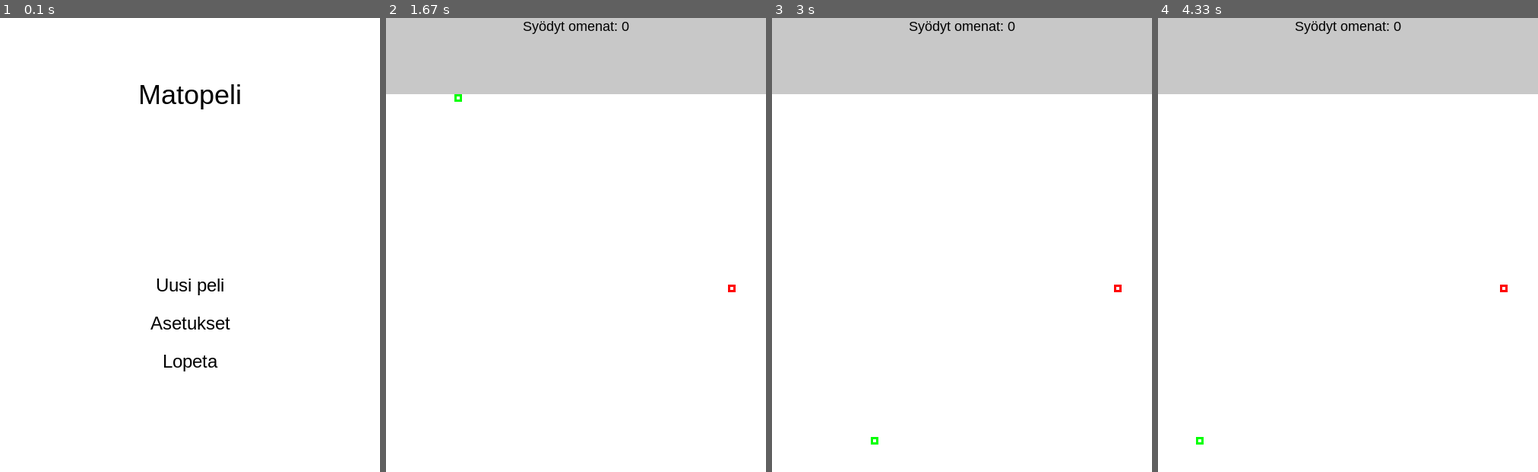
Above: before the commit, frames 1-4 (left to right).
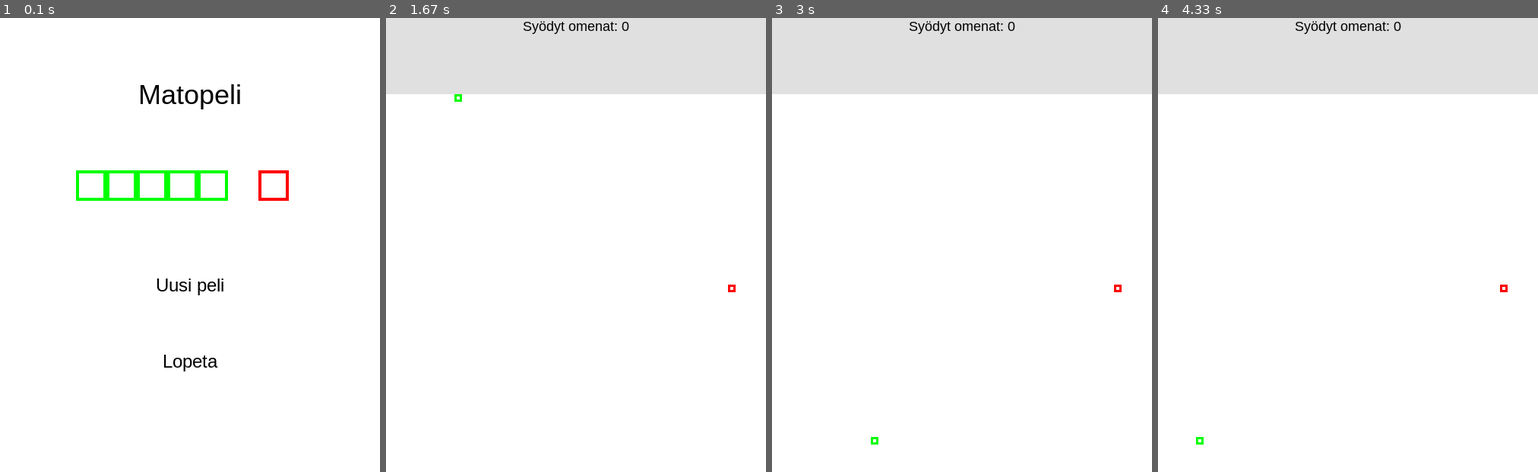
Above: after the commit, the same moments.

Repository: Jaleksi/Pygame
Game: pygame game, started from matopppp.py
Same seed, same stepped clock (60 frames per second), same inputs: the game is played once before the commit and once after it.
Inputs (mouse positions are in pixels of both pictures, inside the frame that each line leads up to):
- Up to frame 1 (0.1 s): no input
- Up to frame 2 (1.67 s): click (576, 276) at 0.38 s; hold Space 0.67-1.13 s; hold Right 0.67-1.13 s; move the mouse to (484, 249) at 0.7 s
- Up to frame 3 (3 s): hold Up 1.67-2.13 s; hold Right 2.17-2.63 s; hold Left from 2.67 s (still down)
- Up to frame 4 (4.33 s): release Left at 3.2 s; hold Down 3.23-3.53 s; hold Left 3.57-3.97 s; hold Up from 4 s (still down)

The runs differ from the first frame. In frame 1, 1.4% of the frame differs, in the area x 20-76%, y 33-69%; in frame 2, less than 0.1%; in frame 3, less than 0.1%; in frame 4, less than 0.1%.

Commit message:
Matopeli

Diff:
--- a/matopppp.py
+++ b/matopppp.py
@@ -1,6 +1,9 @@
 import pygame
-from random import choice
-
+from random import choice, randint
+
+#
+# INPUT = ARROW-KEYS TO MOVE AND SPACE TO USE SNAKE'S TONGUE.
+#
 
 pygame.init()
 leveys = 500
@@ -9,6 +12,7 @@
 pygame.display.set_caption("Mato")
 clock = pygame.time.Clock()
 gameon = False
+
 
 def inbut():
     global gameon
@@ -22,8 +26,6 @@
                     if(valinta.msg == "Uusi peli"):
                         gameon = True
                         peli()
-                    elif(valinta.msg == "Asetukset"):
-                        print("tulossa..")
                     elif(valinta.msg == "Lopeta"):
                         pygame.quit()
                         exit()
@@ -44,7 +46,8 @@
                 if(event.key == pygame.K_SPACE):
                     mato.kieli = True
             else:
-                main()
+                if(event.key == pygame.K_m):
+                    main()
 
 class Teksti:
     def __init__(self, msg, koko, x, y, vari):
@@ -74,10 +77,15 @@
 
 
 valinnat = [Teksti("Uusi peli", 24, 0, 350, (0, 0, 0)),
-            Teksti("Asetukset", 24, 0, 400, (0, 0, 0)),
             Teksti("Lopeta", 24, 0, 450, (0, 0, 0))]
 
-
+def menukuva():
+    x = 100
+    y = 200
+    for i in range(5):
+        pygame.draw.rect(display, (0,255,0), [x, y, 40, 40], 4)
+        x += 40
+    pygame.draw.rect(display, (255,0,0), [x+40, y, 40, 40], 4)
 def main():
     global mato
     mato = Mato(0, 100)
@@ -89,7 +97,7 @@
         for valinta in valinnat:
             valinta.piirto()
             valinta.klik()
-
+        menukuva()
         clock.tick(30)
         pygame.display.update()
 
@@ -164,18 +172,23 @@
                     self.kieliendPos = [self.paa.x+5, self.paa.y-40]
 
     def matosyo(self):
+        uusiomena = False
         if(self.kieli):
-            if(omena.omppu.y-10 < self.kieliendPos[1] < omena.omppu.y+20 and
-               omena.omppu.x-10 < self.kieliendPos[0] < omena.omppu.x+20):
-                tmp = choice(omenapaikat)
-                omena.omppu = pygame.Rect(tmp[0], tmp[1], 10, 10)
-                self.pituus += 1
+            if(omena.omppu.y-5 < self.kieliendPos[1] < omena.omppu.y+15 and
+               omena.omppu.x-5 < self.kieliendPos[0] < omena.omppu.x+15):
+                uusiomena = True
 
         if(self.paa.x == omena.omppu.x and self.paa.y == omena.omppu.y):
+            uusiomena = True
+
+        if(uusiomena):
             tmp = choice(omenapaikat)
             omena.omppu = pygame.Rect(tmp[0], tmp[1], 10, 10)
             self.pituus += 1
-
+            if(randint(0, 100) > 80):
+                omena.spessu = True
+            else:
+                omena.spessu = False
 
 
 class Omena:
@@ -183,7 +196,16 @@
         self.omppu = pygame.Rect(sijainti[0], sijainti[1], 10, 10)
         self.spessu = spessu
     def omenapiirto(self):
-        pygame.draw.rect(display, (255, 0, 0), self.omppu, 3)
+        if(self.spessu):
+            self.vari = (0, 0, 255)
+            if(0 < self.omppu.x < 490):
+                self.omppu.x += randint(-1, 1)*10
+            if(100 < self.omppu.y < 590):
+                self.omppu.y += randint(-1, 1)*10
+        else:
+            self.vari = (255, 0, 0)
+
+        pygame.draw.rect(display, self.vari, self.omppu, 3)
 
 
 omenapaikat = []
@@ -198,13 +220,19 @@
 mato = Mato(0, 100)
 omena = Omena(choice(omenapaikat), False)
 
+
 def tulostaulu():
-    pygame.draw.rect(display, (200, 200, 200), [0, 0, 500, 100], 0)
+    pygame.draw.rect(display, (224, 224, 224), [0, 0, 500, 100], 0)
     Teksti("Syödyt omenat: "+str(mato.pituus-1), 18, 0, 10, (0,0,0)).piirto()
+    if(omena.spessu):
+        Teksti("Voi ei, villi omena!", 24, 0, 40, (0,0,0)).piirto()
+
 
 def loppu():
     Teksti("PELI LOPPUI", 18, 0, 200, (0,0,0)).piirto()
-    Teksti("Paina jotain näppäintä palataksesi valikkoon", 18, 0, 250, (0,0,0)).piirto()
+    Teksti("Paina M-näppäintä palataksesi valikkoon", 18, 0, 250, (0,0,0)).piirto()
+
+
 def peli():
     global gameon
     while(True):
